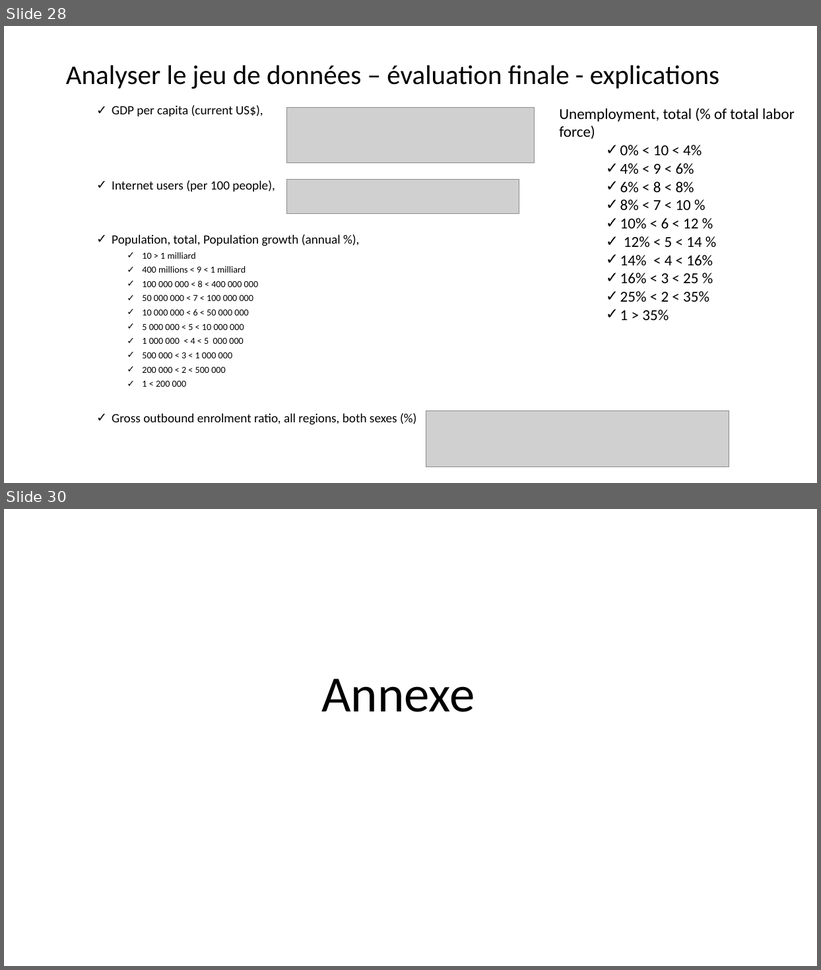
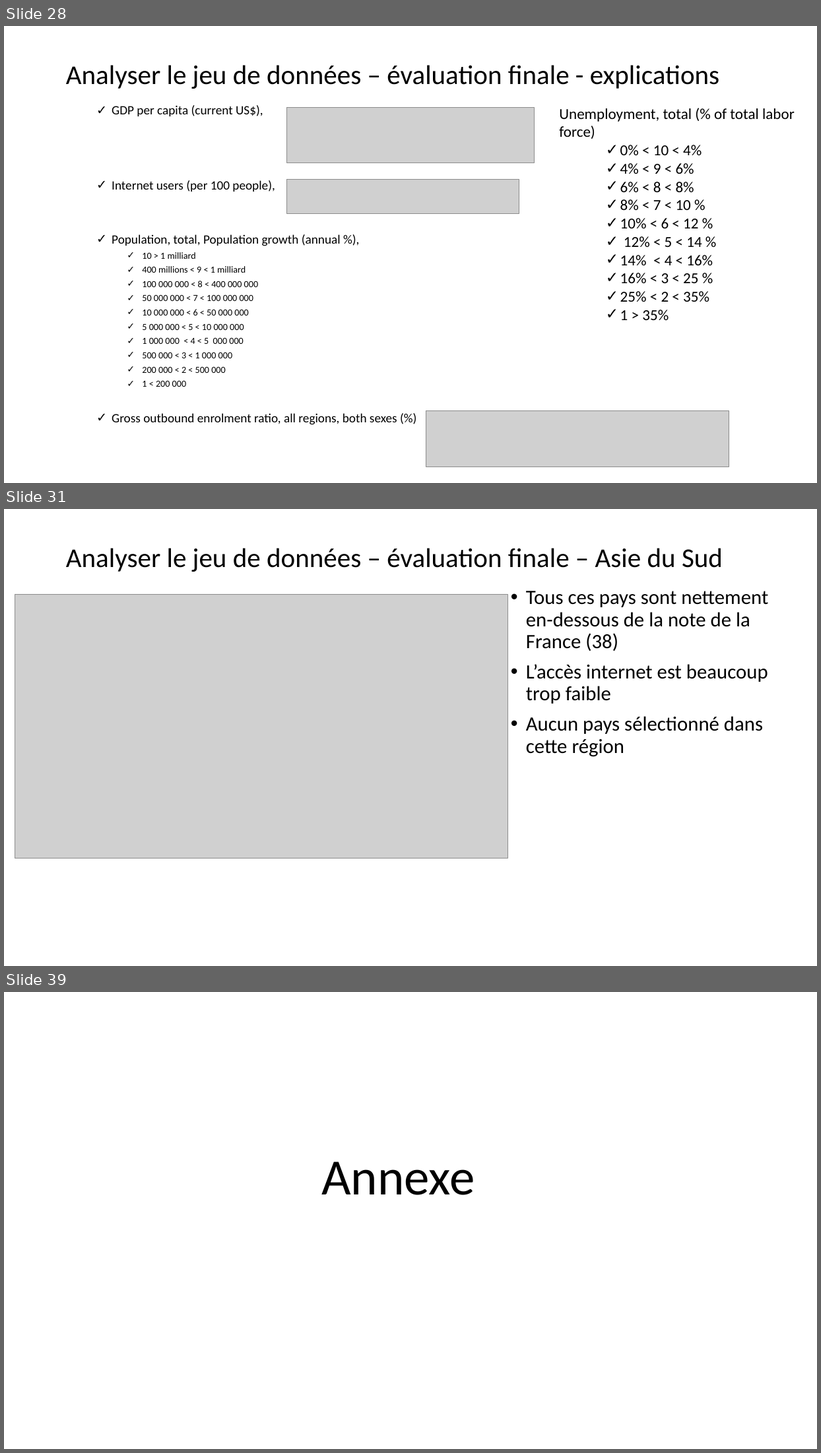
Before and after one commit to ludovic-source/Data_scientist_formation, a slide deck: livrables/Projet_2_presentation_Ludovic_Chimier.pptx. Shown one above the other, each under a label of ours: slides 28 and 30 before the commit, slides 28, 31 and 39 after it; the slides between them are not shown. The pictures are 821x970 and 821x1453 pixels, drawn with LibreOffice and Linux fonts; fonts in the diff are those of the drawing; grey boxes stand for pictures. Boxes give left, top, right and bottom in pixels: in the first picture for what was removed or moved away, otherwise in the second. Text is boxed around its words. In the diff, an @@ line names an element or a change of style, - is before the commit and + after.

```diff
--- a/livrables/Projet_2_presentation_Ludovic_Chimier.pptx
+++ b/livrables/Projet_2_presentation_Ludovic_Chimier.pptx
@@ slide 31 added at (x1=4, y1=509, x2=817, y2=966), background #FFFFFF @@
@@ title added at (x1=66, y1=548, x2=723, y2=572), 32 pt, text #000000 @@
+Analyser le jeu de données – évaluation finale – Asie du Sud
@@ picture added at (x1=15, y1=594, x2=508, y2=859) @@
@@ text added at (x1=526, y1=591, x2=768, y2=757), 24 pt, text #000000 @@
+• Tous ces pays sont nettement en-dessous de la note de la France (38)
+• L’accès internet est beaucoup trop faible
+• Aucun pays sélectionné dans cette région
@@ what was slide 30 is now slide 39 @@
```
Also in this commit, not shown: 2 slides changed, 8 other slides added.
